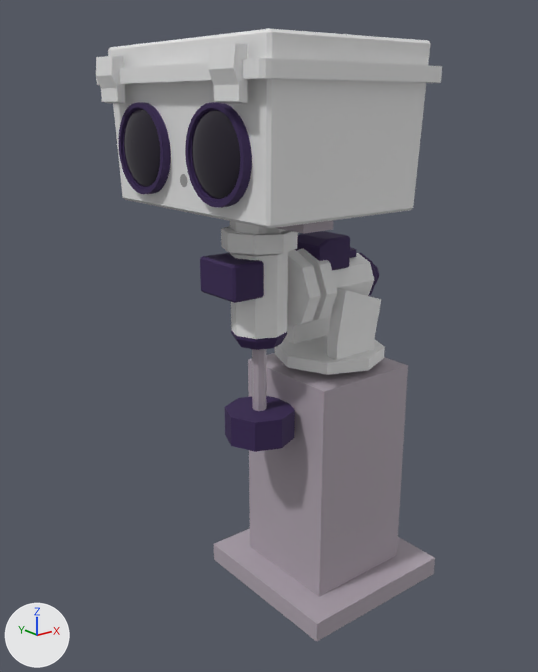
What one commit did to the glTF model assets/unit.glb.
The view is the same before and after, from a 50 mm lens placed at (-1.052, -1.114, 1.049), pointed at (-0.136, 0.031, 0.591). The lights are fixed; the arrows at lower left show +X, +Y and +Z. Where no turn or scale is listed for an object, it has been applied to the vertices. Vertices at the same position are counted once.
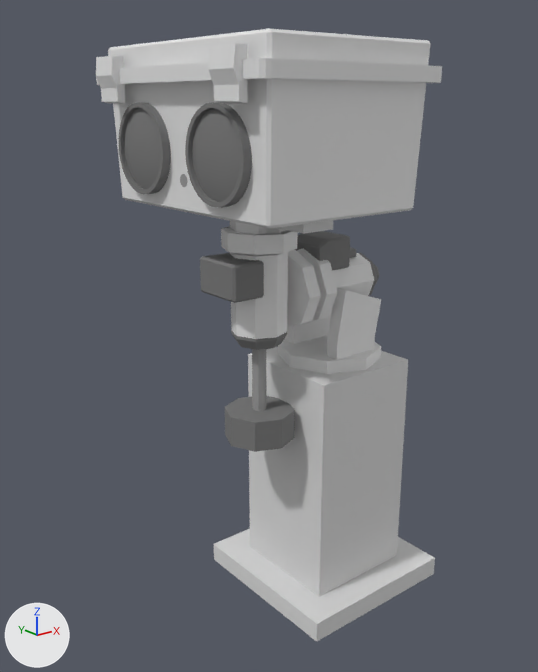
Where the change shows, as pixel boxes [x1, y1, x2, y2] in the pictures (538 x 672 px; the box of a moved part takes in the faces that stretch with it):
'Cube.007', recoloured
    both: [214, 347, 435, 641]
'Cylinder', recoloured (purple to grey)
    both: [200, 250, 297, 452]
'Cylinder.003', reshaped
    before: [275, 288, 385, 375]
    after: [278, 288, 381, 374]
'new_lenses.001', now drawn
    after: [124, 108, 240, 202]
'Sphere', deleted
    before: [123, 109, 240, 199]
'Cylinder.002', recoloured (purple to grey)
    both: [294, 231, 379, 296]
'Cylinder.011', recoloured (purple to grey)
    both: [118, 102, 252, 207]
'Cube.003', recoloured
    both: [277, 220, 333, 234]
'Cylinder.008', deleted
    before: [122, 107, 236, 202]
part 1 of me_cylinder_003, moved or reshaped
    before: [275, 335, 385, 375]
    after: [278, 335, 381, 374]

The change in detail:
Material 'Metal Dull' (mat_metal_dull) changes colour from grey #aca1ac to light grey #d8d8d8; in linear values from (0.412, 0.358, 0.411) to (0.686, 0.686, 0.686).
Material 'Dark Plastic' (mat_dark_plastic) changes colour from dark purple #352052 to grey #777777; in linear values from (0.0356, 0.0144, 0.0844) to (0.184, 0.184, 0.184).
me_cylinder_003 has 40 vertices, 68 faces and spans x -0.113..0.123, y -0.118..0.118, z 0.526..0.694.
me_cylinder_003 is used by ob_cylinder_003; location (0.0, 0.0, 0.0).
me_cylinder_003 part 1: the loose piece of 16 vertices spanning x -0.113..0.123, y -0.118..0.118, z 0.526..0.551 is scaled about its middle by (0.94, 0.94, 2.29), then moved by (0.0, 0.0, -0.016).
Object 'Cylinder.008' (ob_cylinder_008) is deleted.
Object 'Sphere' (ob_sphere) is deleted.
